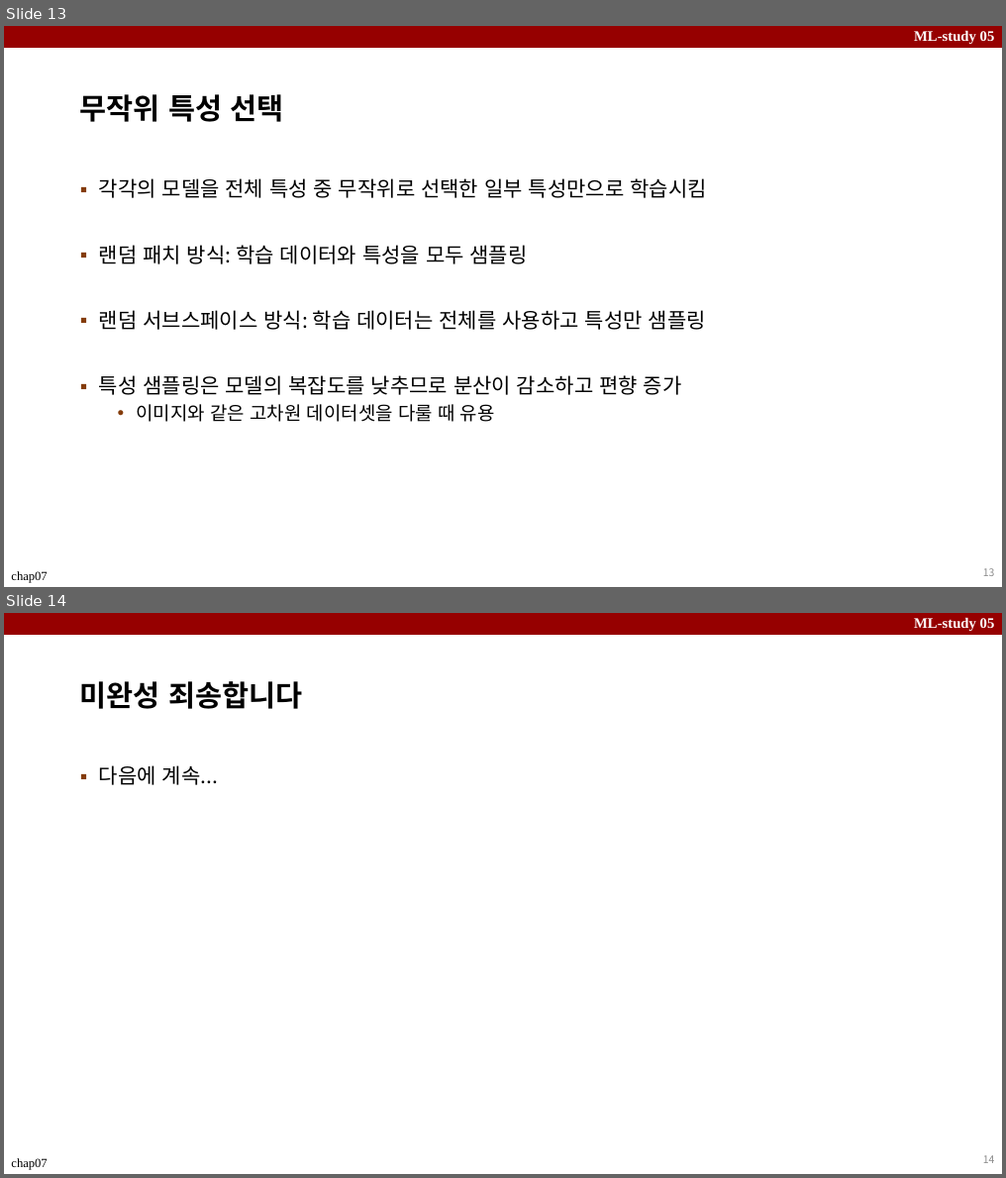
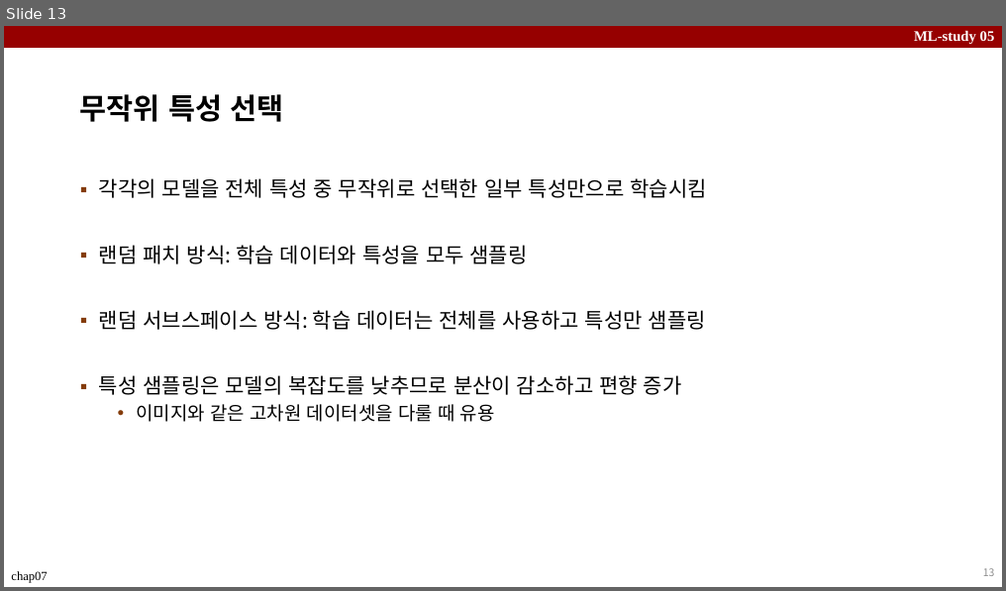
Before and after one commit to micmic123/ML-Study, a slide deck: ppt/ML_Study_Ch7.pptx. Shown one above the other, each under a label of ours: slides 13 and 14 before the commit, slide 13 after it. The pictures are 1006x1178 and 1006x591 pixels, drawn with LibreOffice and Linux fonts; fonts in the diff are those of the drawing. Boxes give left, top, right and bottom in pixels: in the first picture for what was removed or moved away, otherwise in the second. Text is boxed around its words. In the diff, an @@ line names an element or a change of style, - is before the commit and + after.

```diff
--- a/ppt/ML_Study_Ch7.pptx
+++ b/ppt/ML_Study_Ch7.pptx
@@ slide 14 removed at [4,613,1002,1174], background #FFFFFF; not listed: 3 template elements that a slide beside it also shows @@
@@ title removed at [80,681,302,709] @@
-미완성 죄송합니다
@@ text removed at [99,765,218,785] @@
-▪ 다음에 계속...
@@ page number removed at [983,1156,995,1163] @@
-14
```
Also in this commit, not shown: 2 slides changed, 6 slides added.
